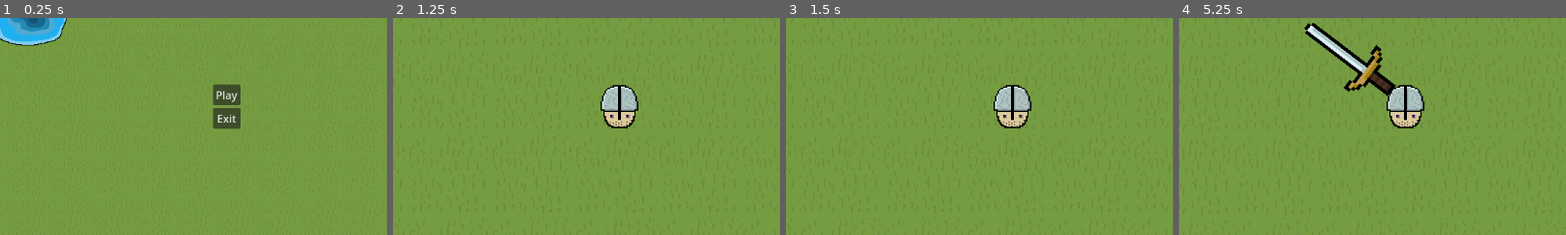
Above: before the commit, frames 1-4 (left to right).
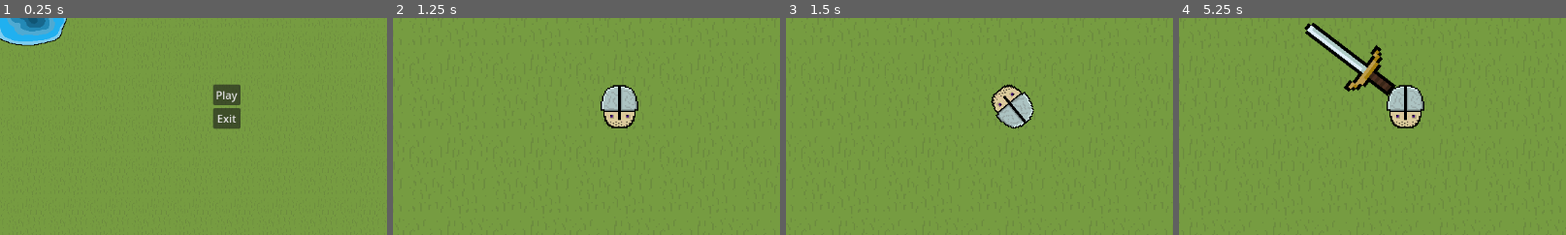
Above: after the commit, the same moments.

Repository: Likvik89/Built-to-scale
Game: Godot game, scene res://Scenes/level.tscn
Two runs of this game, one before a commit and one after it. Both use one fixed random seed, a clock stepped at 60 frames per second and the inputs below.
Inputs (mouse positions are % of the whole screen's width and height, from its top left):
- Up to frame 1 (0.25 s): no input
- Up to frame 2 (1.25 s): click "Play" at 0.5 s
- Up to frame 3 (1.5 s): tap Enter at 1.25 s; move the mouse to (72, 45) at 1.27 s; hold D (move_right) from 1.28 s (still down); tap Space (move_dash) at 1.35 s
- Up to frame 4 (5.25 s): move the mouse to (30, 55) at 2.02 s; release D (move_right) at 2.03 s; hold S (move_down) 2.03-2.78 s; click (30, 55) at 2.1 s; move the mouse to (60, 28) at 2.77 s; hold D (move_right) 2.78-3.53 s; tap Space (move_dash) at 2.85, 4.35 s; move the mouse to (45, 70) at 3.52 s; hold W (move_up) 3.53-4.28 s; click (45, 70) at 3.6 s; move the mouse to (80, 65) at 4.27 s; hold A (move_left) from 4.28 s (still down); move the mouse to (20, 35) at 5.02 s; click (20, 35) at 5.1 s
The pictures show only the part of the screen within x 21-71%, y 30-80%; the shares and areas given below are measured in that part.

Frames 1-2 are identical in both runs. In frame 3, 1.5% of the frame differs, in the area x 52-65%, y 30-52%; in frame 4, less than 0.1%.

Commit message:
cartwheel

Diff:
--- a/Scripts/player.gd
+++ b/Scripts/player.gd
@@ -87,10 +87,13 @@
 
 			time_dashed += delta
 
+			rotation += 0.35
+
 			if time_dashed >= dash_duration:
 				dashing = false
 				time_dashed = 0
 				invincible = false
+				rotation = 0
 		else:
 
 			if dash_cooldown < time_between_dashes:
@@ -141,6 +144,7 @@
 
 		if Input.is_action_just_pressed("move_dash") and dash_cooldown >= time_between_dashes:
 			dashing = true
+
 	else:
 		linear_velocity = Vector2(0,0)
 
